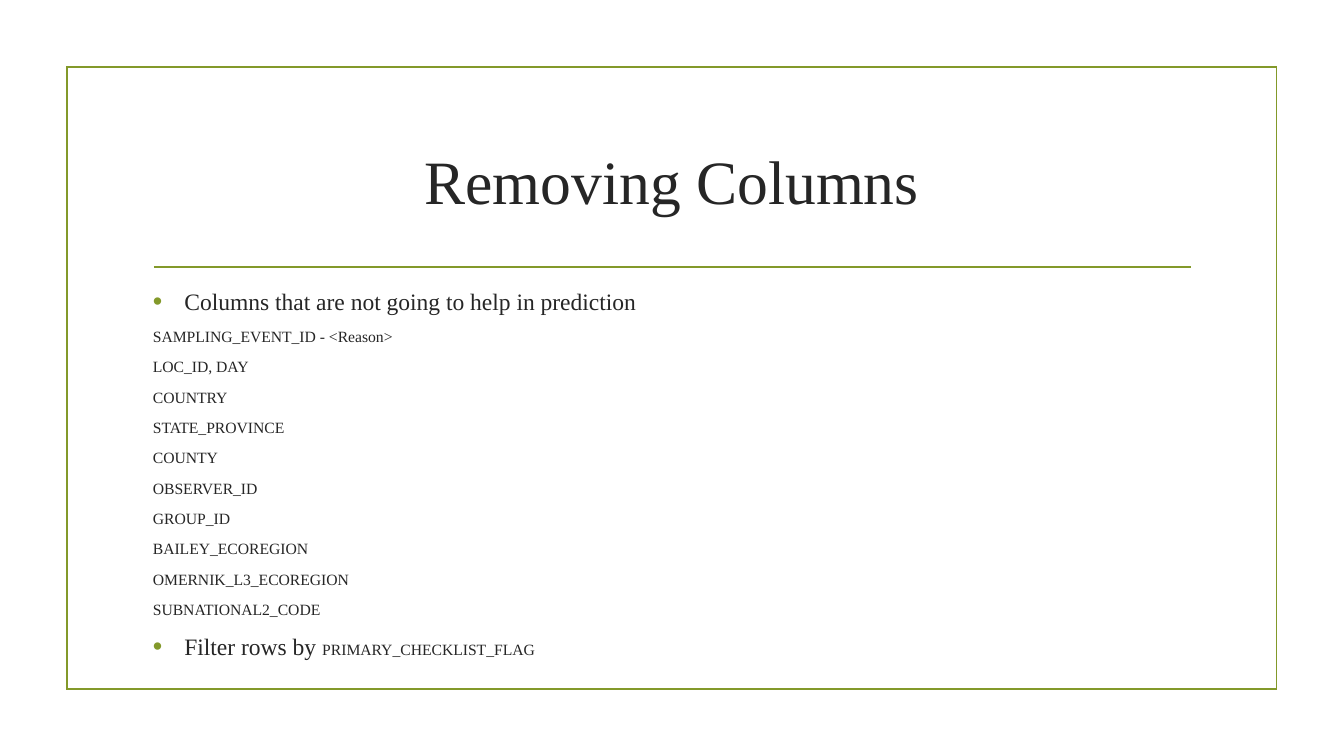
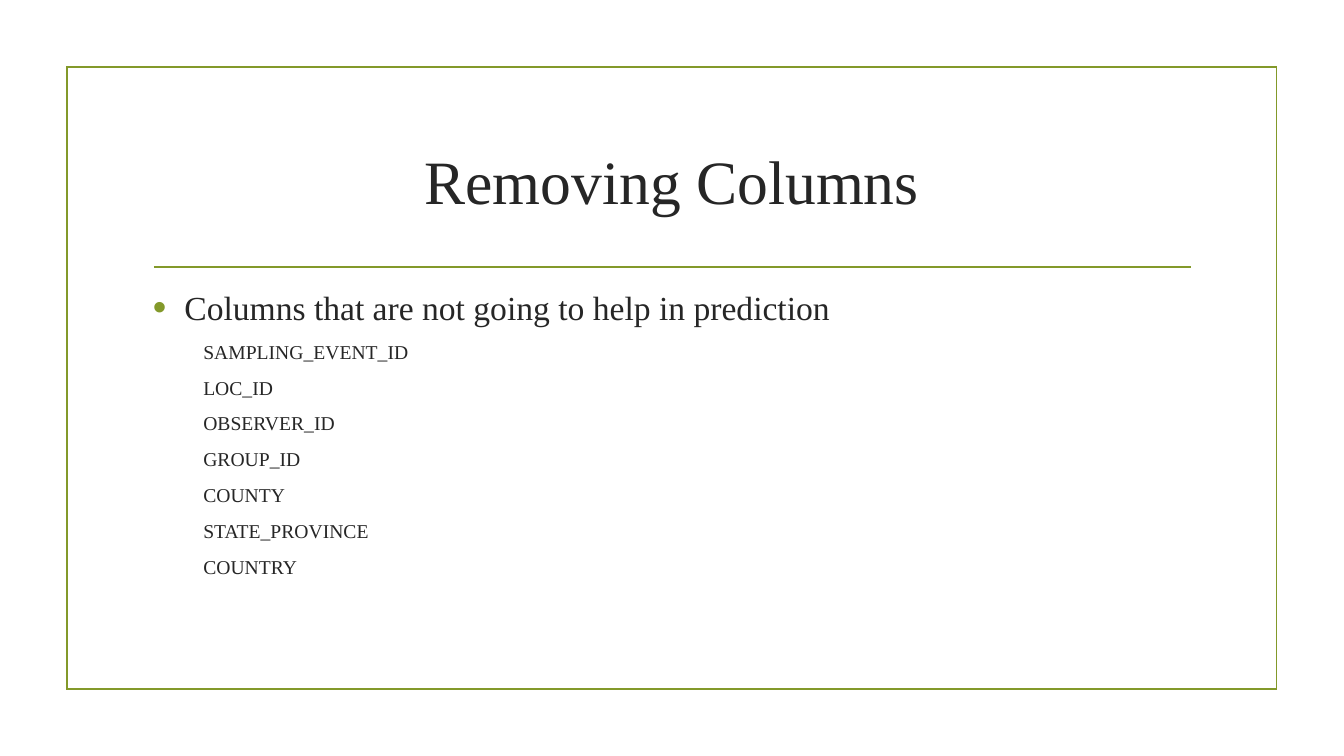
Before and after one commit to darshandpatel/eBird, a slide deck: slide 5 of PatelSankaraguru.pptx (slide 4 before the commit). Drawn at 1344x756 pixels with LibreOffice and Linux fonts; fonts in the diff are those of the drawing; background and template pictures are left out. Boxes give left, top, right and bottom in pixels: in the first picture for what was removed or moved away, otherwise in the second. Text is boxed around its words. In the diff, an @@ line names an element or a change of style, - is before the commit and + after.

```diff
--- a/PatelSankaraguru.pptx
+++ b/PatelSankaraguru.pptx
@@ text at bbox=[184, 296, 830, 469]: size 16.8 to 24 pt in "Columns that are not going to help ..."; size 11.2 to 14 pt in "OBSERVER_ID", "GROUP_ID"; more space between paragraphs; list level 1 to 2 in "OBSERVER_ID"; list level 1 to 2 in "GROUP_ID" @@
@@ text at bbox=[203, 346, 408, 398]: text changed; size 11.2 to 14 pt @@
-SAMPLING_EVENT_ID - <Reason>
-LOC_ID, DAY
-COUNTRY
-STATE_PROVINCE
-COUNTY
+  SAMPLING_EVENT_ID
+  LOC_ID
@@ text at bbox=[203, 489, 368, 575]: text changed; size 11.2 to 14 pt @@
-BAILEY_ECOREGION
-OMERNIK_L3_ECOREGION
-SUBNATIONAL2_CODE
-• Filter rows by PRIMARY_CHECKLIST_FLAG
+  COUNTY
+  STATE_PROVINCE
+  COUNTRY
```
Also in this commit, not shown: 7 other slides changed, 10 slides added, 4 slides removed, 5 other files.
